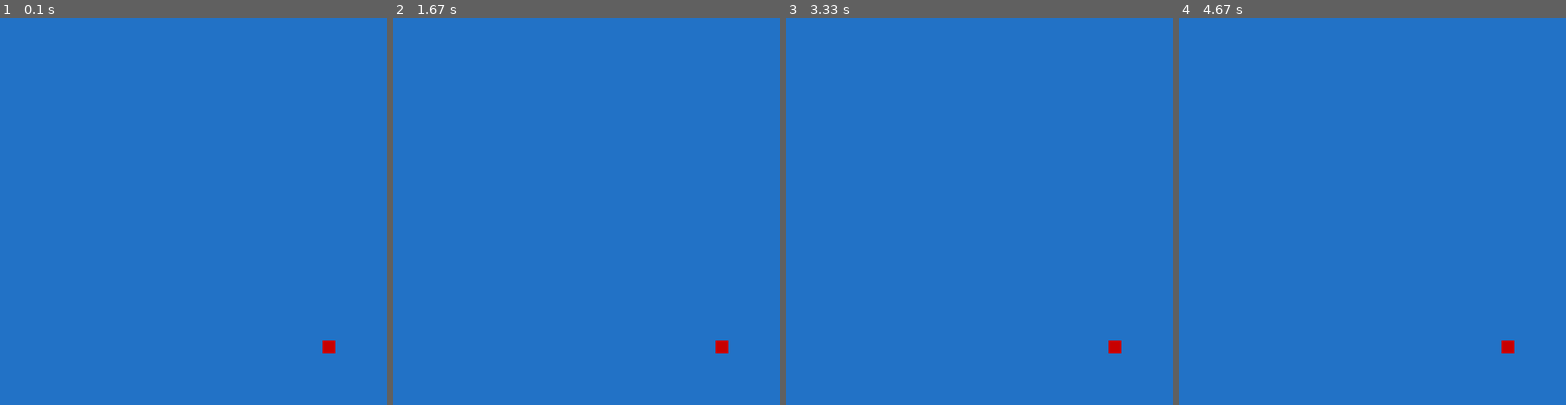
Above: before the commit, frames 1-4 (left to right).
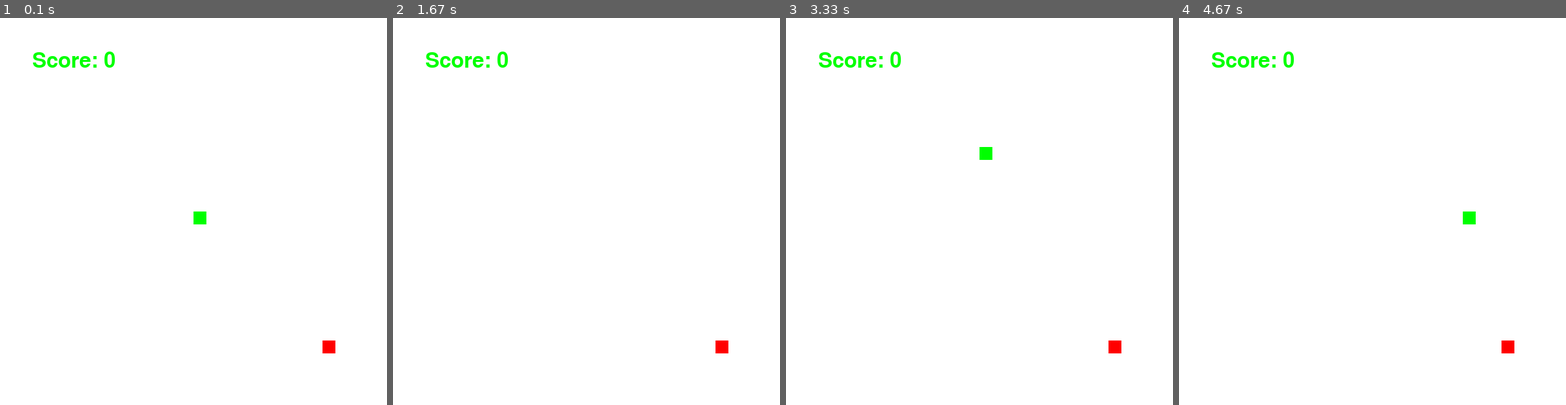
Above: after the commit, the same moments.

Repository: ARI-100/Class-Codes
Game: pygame game, started from smth.py
Same seed, same stepped clock (60 frames per second), same inputs: the game is played once before the commit and once after it.
Inputs:
- Up to frame 1 (0.1 s): no input
- Up to frame 2 (1.67 s): hold Right 0.33-0.8 s; hold Up 0.83-1.13 s; hold Right 1.17-1.63 s
- Up to frame 3 (3.33 s): hold Left 1.67-2.2 s; hold Down 2.23-2.53 s; hold Left 2.57-2.97 s; hold Up from 3 s (still down)
- Up to frame 4 (4.67 s): release Up at 3.37 s; hold Right 3.4-4.03 s; hold Down 4.07-4.43 s; hold Left from 4.47 s (still down)

The runs differ from the first frame. In frame 1, 100% of the frame differs, in the area x 0-100%, y 0-100%; in frame 2, 100%; in frame 3, 100%; in frame 4, 100%.

Commit message:
CLASS 29

Diff:
--- a/smth.py
+++ b/smth.py
@@ -1,51 +1,113 @@
+
 import pygame
+import random
+# Initialize pygame
 pygame.init()
-W = 600
-SNSIZE = 20
-APSIZE = 20
-display = pygame.display.set_mode((W, W))
-pygame.display.set_caption("Snake Game")
-head_x = W/2
-head_y = W/2
+
+# Set up display
+WINDOW_WIDTH=600
+WINDOW_HEIGHT=600
+
+
+#Set game values
+SNAKE_SIZE = 20
+APPLE_SIZE = 20
+
+head_x = WINDOW_WIDTH//2
+head_y = WINDOW_HEIGHT//2
+
 snake_dx = 0
 snake_dy = 0
-hc = (head_x, head_y, SNSIZE, SNSIZE)
-head_rect = pygame.draw.rect(display, (0, 255, 0), hc)
-ac = (500, 500, APSIZE, APSIZE)
-apple_rect = pygame.draw.rect(display, (255, 0, 0), ac)
-pygame.event.get()
+
+score = 0
+
+FPS=30
+clock=pygame.time.Clock()
+
+font = pygame.font.SysFont('gabriola', 48)
+score_text = font.render("Score: " + str(score), True, "green", "darkred")
+score_rect = score_text.get_rect()
+score_rect.topleft = (50, 50)
+
+game_over_text = font.render("GAMEOVER", True,"red", "darkgreen")
+game_over_rect = game_over_text.get_rect()
+game_over_rect.center = (WINDOW_WIDTH//2, WINDOW_HEIGHT//2)
+display = pygame.display.set_mode((WINDOW_WIDTH, WINDOW_HEIGHT))
+pygame.display.set_caption("Snake Game")
+pick_up_sound = pygame.mixer.Sound("eating.wav")
+
+apple_coord = (500, 500, APPLE_SIZE, APPLE_SIZE)
+apple_rect = pygame.draw.rect(display,"red", apple_coord)
+
+head_coord = (head_x, head_y, SNAKE_SIZE, SNAKE_SIZE)
+head_rect = pygame.draw.rect(display, "green", head_coord)
+body_coords = []
+# Game loop
 running = True
+gameover=False
+
 while running:
     for event in pygame.event.get():
-        if event.type == pygame.QUIT:
+        if event.type == pygame.QUIT:  # Detect window close
             running = False
 
+        #Move the snake
         if event.type == pygame.KEYDOWN:
             if event.key == pygame.K_LEFT:
-                snake_dx = -1*SNSIZE
+                snake_dx = -0.5*SNAKE_SIZE
                 snake_dy = 0
             if event.key == pygame.K_RIGHT:
-                snake_dx = SNSIZE
+                snake_dx = 0.5*SNAKE_SIZE
                 snake_dy = 0
             if event.key == pygame.K_UP:
                 snake_dx = 0
-                snake_dy = -1*SNSIZE
+                snake_dy = -0.5*SNAKE_SIZE
             if event.key == pygame.K_DOWN:
-                snake_dx = SNSIZE
-                snake_dy = 0
+                snake_dx = 0
+                snake_dy = 0.5*SNAKE_SIZE
+
+    body_coords.insert(0, head_coord)
+    body_coords.pop()
 
     head_x += snake_dx
-    head_y += head_y
-    hc = (head_x, head_y, SNSIZE, SNSIZE)
+    head_y += snake_dy
+    head_coord = (head_x, head_y, SNAKE_SIZE, SNAKE_SIZE)
 
-    #if head_rect.colliderect(apple_rect):
-        #pick_up_sound.play()
+    #GameOver
+    if head_rect.left < 0 or head_rect.right > WINDOW_WIDTH or head_rect.top < 0 or head_rect.bottom > WINDOW_HEIGHT or head_coord in body_coords:
+        display.blit(game_over_text, game_over_rect)
+        gameover = True
+        pygame.display.update()
 
-    display.fill((34, 114, 198))
+    if gameover:
+        display.fill("black")
+        display.blit(game_over_text, game_over_rect)
+        pygame.display.update()
 
-    head_rect = pygame.draw.rect(display, (0, 200, 0), hc)
-    apple_rect = pygame.draw.rect(display, (200, 0, 0), ac)
+        pygame.time.delay(2000)
+
+        running = False
+
+    if head_rect.colliderect(apple_rect):
+        score+=1
+        pick_up_sound.play()
+        apple_x = random.randint(0, WINDOW_WIDTH - SNAKE_SIZE)
+        apple_y = random.randint(0, WINDOW_HEIGHT - SNAKE_SIZE)
+        apple_coord = (apple_x, apple_y, SNAKE_SIZE, SNAKE_SIZE)
+
+        body_coords.append(head_coord)
+
+    score_text = font.render("Score: " + str(score), True, "green")
+    display.fill("white")
+
+    display.blit(score_text, score_rect)
+    for body in body_coords:
+        pygame.draw.rect(display, "darkgreen", body)
+
+    head_rect = pygame.draw.rect(display, "green", head_coord)
+    apple_rect = pygame.draw.rect(display, "red", apple_coord)
 
     pygame.display.flip()
-    pygame.time.Clock().tick(60)
+    clock.tick(FPS)
+
 pygame.quit()
Not shown, added: eating.wav
